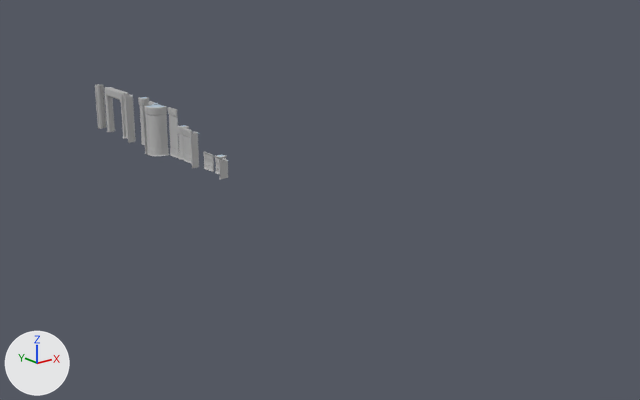
One commit to the FBX model Assets/Game/Models/Environment/Walls/Lab/SM_WallSet_Lab.fbx: the scene before it, then after it.
Both versions are drawn from a camera (50 mm lens) standing at (-51.7, -86.3, 27.3) and looking at (5.7, -14.6, -1.4). The lights are fixed; the arrows at lower left show +X, +Y and +Z. Objects named as collision shapes, trigger or cutter boxes, shadow casters or lower levels of detail are left out. Where no turn or scale is listed for an object, it has been applied to the vertices.

In view in the first picture: 'wall_Lab_Tall_CornerO_Upper', 'wall_Lab_Tall_Door_4m_Upper'.
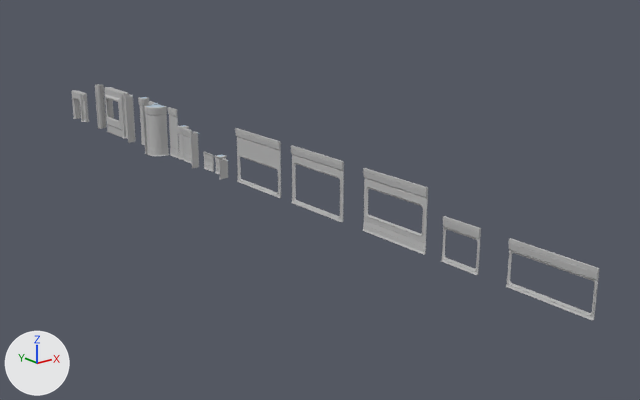
What differs and where, as boxes [x1, y1, x2, y2] in the pictures (640 x 400 px):
'wall_Lab_Tall_Window7x25_Hi', added: after [363, 168, 428, 255]
'wall_Lab_mid_Window_7x025', added: after [506, 238, 599, 321]
'wall_Lab_Tall_Window7x25', added: after [235, 128, 281, 198]
'wall_Lab_Tall_Window_7x4', added: after [291, 145, 344, 222]
'wall_Lab_mid_Window_35x25', added: after [441, 216, 481, 275]
'wall_Lab_Gate_Window_35x25', added: after [105, 94, 123, 138]
'wall_Lab_Mid_Door_Upper-1', added: after [74, 91, 88, 118]
'wall_Lab_Mid_Door_Upper-2', added: after [71, 90, 80, 115]
'wall_Lab_Mid_Door_Base', added: after [73, 114, 89, 122]

Patch to the scene script:
```diff
--- a/Assets/Game/Models/Environment/Walls/Lab/SM_WallSet_Lab.fbx.py
+++ b/Assets/Game/Models/Environment/Walls/Lab/SM_WallSet_Lab.fbx.py
@@ me_mesh_051 @@
+me_mesh_051.from_pydata(...)  # 1144 vertices, 749 faces; spans x 0.0..0.2, y -8.0..0.0, z 0.0..6.0
+me_mesh_051.materials.append(mat_wall_lab)  # its picture is missing
@@ me_mesh_049 @@
+me_mesh_049.from_pydata(...)  # 644 vertices, 402 faces; spans x -0.25..0.75, y -1.5..0.0, z 0.52..4.0
+me_mesh_049.materials.append(mat_wall_lab)  # its picture is missing
@@ me_mesh_048 @@
+me_mesh_048.from_pydata(...)  # 741 vertices, 448 faces; spans x -0.25..0.75, y -4.0..-1.5, z 0.52..4.0
+me_mesh_048.materials.append(mat_wall_lab)  # its picture is missing
@@ me_mesh_053 @@
+me_mesh_053.from_pydata(...)  # 589 vertices, 438 faces; spans x 0.0..0.2, y -4.0..0.0, z 0.0..4.0
+me_mesh_053.materials.append(mat_wall_lab)  # its picture is missing
@@ me_mesh_052 @@
+me_mesh_052.from_pydata(...)  # 1084 vertices, 747 faces; spans x 0.0..0.2, y -8.0..0.0, z 0.0..6.0
+me_mesh_052.materials.append(mat_wall_lab)  # its picture is missing
@@ me_mesh_047_1 @@
+me_mesh_047_1.from_pydata(...)  # 827 vertices, 508 faces; spans x -4.03..4.43, y -5.5..0.0, z 0.0..5.0
+me_mesh_047_1.materials.append(mat_wall_lab)  # its picture is missing
@@ me_mesh_055 @@
+me_mesh_055.from_pydata(...)  # 774 vertices, 626 faces; spans x 0.0..0.2, y -8.0..0.0, z 0.0..4.0
+me_mesh_055.materials.append(mat_wall_lab)  # its picture is missing
@@ me_mesh_054 @@
+me_mesh_054.from_pydata(...)  # 1171 vertices, 833 faces; spans x 0.0..0.2, y -8.0..0.0, z 0.0..6.0
+me_mesh_054.materials.append(mat_wall_lab)  # its picture is missing
@@ me_mesh_056 @@
+me_mesh_056.from_pydata(...)  # 254 vertices, 244 faces; spans x -0.49..0.2, y -5.22..-0.77, z 0.0..5.23
+me_mesh_056.materials.append(mat_wall_lab)  # its picture is missing
@@ ob_wall_lab_tall_window7x25 @@
+ob_wall_lab_tall_window7x25 = bpy.data.objects.new('wall_Lab_Tall_Window7x25', me_mesh_051)
+ob_wall_lab_tall_window7x25.location = (0.0, -7.0, 0.0)
@@ ob_wall_lab_mid_door_upper_2 @@
+ob_wall_lab_mid_door_upper_2 = bpy.data.objects.new('wall_Lab_Mid_Door_Upper-2', me_mesh_049)
+ob_wall_lab_mid_door_upper_2.location = (0.0, 36.01, 0.0)
@@ ob_wall_lab_mid_door_upper_1 @@
+ob_wall_lab_mid_door_upper_1 = bpy.data.objects.new('wall_Lab_Mid_Door_Upper-1', me_mesh_048)
+ob_wall_lab_mid_door_upper_1.location = (0.0, 36.01, 0.0)
@@ ob_wall_lab_mid_window_35x25 @@
+ob_wall_lab_mid_window_35x25 = bpy.data.objects.new('wall_Lab_mid_Window_35x25', me_mesh_053)
+ob_wall_lab_mid_window_35x25.location = (0.0, -38.0, 0.0)
@@ ob_wall_lab_tall_window_7x4 @@
+ob_wall_lab_tall_window_7x4 = bpy.data.objects.new('wall_Lab_Tall_Window_7x4', me_mesh_052)
+ob_wall_lab_tall_window_7x4.location = (0.0, -17.0, 0.0)
@@ ob_wall_lab_mid_door_base @@
+ob_wall_lab_mid_door_base = bpy.data.objects.new('wall_Lab_Mid_Door_Base', me_mesh_047_1)
+ob_wall_lab_mid_door_base.location = (0.0, 36.01, 0.0)
@@ ob_wall_lab_mid_window_7x025 @@
+ob_wall_lab_mid_window_7x025 = bpy.data.objects.new('wall_Lab_mid_Window_7x025', me_mesh_055)
+ob_wall_lab_mid_window_7x025.location = (0.0, -45.0, 0.0)
@@ ob_wall_lab_tall_window7x25_hi @@
+ob_wall_lab_tall_window7x25_hi = bpy.data.objects.new('wall_Lab_Tall_Window7x25_Hi', me_mesh_054)
+ob_wall_lab_tall_window7x25_hi.location = (0.0, -28.0, 0.0)
@@ ob_wall_lab_gate_window_35x25 @@
+ob_wall_lab_gate_window_35x25 = bpy.data.objects.new('wall_Lab_Gate_Window_35x25', me_mesh_056)
+ob_wall_lab_gate_window_35x25.location = (0.0, 25.0, 0.0)
```
